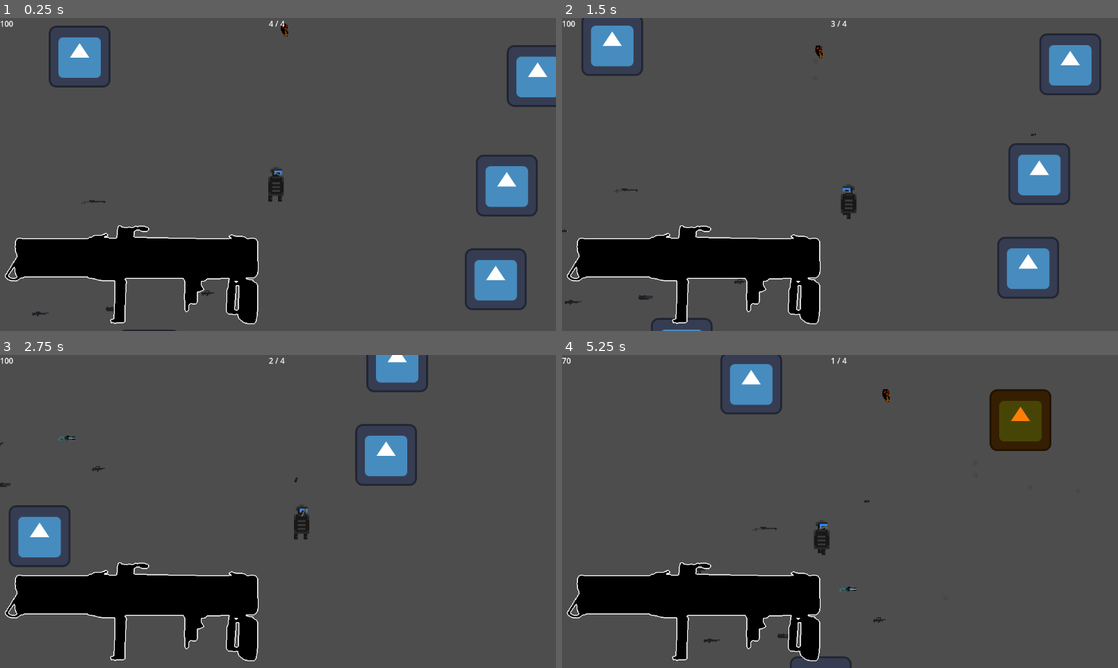
Above: before the commit, frames 1-4 (two rows, left to right).
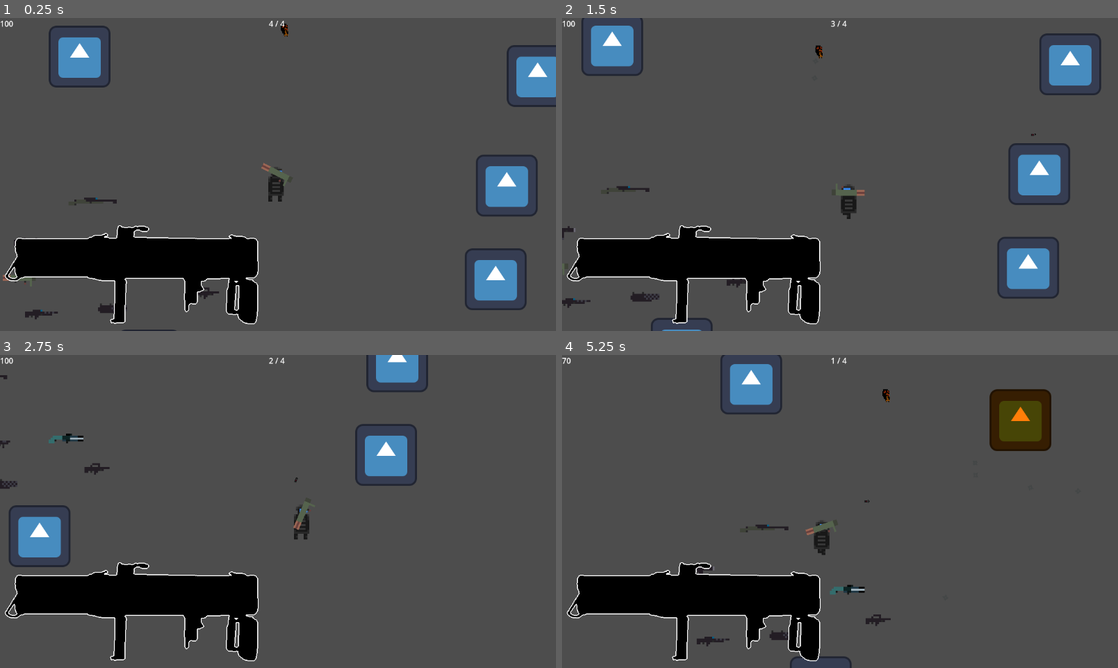
Above: after the commit, the same moments.

Repository: pingwin01games/BialJam2024
Game: Godot game, scene res://scene/world.tscn
The game is run twice, just before and just after one commit, with the same random seed, the same clock (stepped at 60 frames per second) and the same inputs. The engine's default icon, where the game draws it, is replaced by a stand-in: a white triangle on a blue panel in a dark square.
Inputs (mouse positions are in pixels of both pictures, inside the frame that each line leads up to):
- Up to frame 1 (0.25 s): no input
- Up to frame 2 (1.5 s): tap Enter (ui_accept) at 0.5, 0.77 s; move the mouse to (962, 158) at 0.52 s; press the mouse at (962, 158) at 0.53 s; hold Right (ui_right) 0.53-1.28 s; move the mouse to (728, 190) at 1.27 s; release the mouse at (728, 190) at 1.28 s; hold Down (ui_down) from 1.28 s (still down); tap E (switch) at 1.35 s
- Up to frame 3 (2.75 s): tap Enter (ui_accept) at 1.52 s; move the mouse to (333, 442) at 2.02 s; release Down (ui_down) at 2.03 s; press the mouse at (333, 442) at 2.03 s; hold Right (ui_right) from 2.03 s (still down)
- Up to frame 4 (5.25 s): move the mouse to (812, 574) at 2.77 s; release Right (ui_right) at 2.78 s; release the mouse at (812, 574) at 2.78 s; hold Up (ui_up) 2.78-3.53 s; tap E (switch) at 2.85, 4.35 s; tap Enter (ui_accept) at 3.02, 3.77, 4.52 s; move the mouse to (1006, 558) at 3.52 s; press the mouse at (1006, 558) at 3.53 s; hold Left (ui_left) 3.53-5.03 s; move the mouse to (673, 464) at 4.27 s; release the mouse at (673, 464) at 4.28 s; move the mouse to (867, 511) at 5.02 s; press the mouse at (867, 511) at 5.03 s; hold Down (ui_down) from 5.03 s (still down)

The runs differ from the first frame. In frame 1, 0.3% of the frame differs, in the area x 0-52%, y 46-97%; in frame 2, 0.3%; in frame 3, 0.3%; in frame 4, 0.4%, in the area x 24-60%, y 53-94%.

Commit message:
zwiekszono sprity broni

Diff:
--- a/scene/Guns/410rifle.tscn
+++ b/scene/Guns/410rifle.tscn
@@ -5,6 +5,7 @@
 [ext_resource type="Texture2D" uid="uid://b5sya5dhop1u7" path="res://Sprites/Guns/410rifle.png" id="3_afr62"]
 
 [node name="Gun_Template" instance=ExtResource("1_woyli")]
+scale = Vector2(2, 2)
 script = ExtResource("2_ipib5")
 
 [node name="Gun_Sprite" parent="." index="0"]
--- a/scene/Guns/959jdj.tscn
+++ b/scene/Guns/959jdj.tscn
@@ -2,9 +2,10 @@
 
 [ext_resource type="PackedScene" uid="uid://dbrsi3jtottgr" path="res://scene/Guns/gun_template.tscn" id="1_mvkni"]
 [ext_resource type="Script" path="res://scene/Guns/959jdj_logic.gd" id="2_m8fok"]
-[ext_resource type="Texture2D" uid="uid://cmdg20d4wy5vs" path="res://Sprites/Guns/959jdj.png" id="2_qp5dj"]
+[ext_resource type="Texture2D" uid="uid://cnh6feqkopdix" path="res://Sprites/Guns/959jdj.png" id="2_qp5dj"]
 
 [node name="Gun_Template" instance=ExtResource("1_mvkni")]
+scale = Vector2(2, 2)
 script = ExtResource("2_m8fok")
 
 [node name="Gun_Sprite" parent="." index="0"]
--- a/scene/Guns/aa12.tscn
+++ b/scene/Guns/aa12.tscn
@@ -5,6 +5,7 @@
 [ext_resource type="Script" path="res://scene/Guns/aa12_logic.gd" id="2_wk1kb"]
 
 [node name="Gun_Template" instance=ExtResource("1_enpfu")]
+scale = Vector2(2, 2)
 script = ExtResource("2_wk1kb")
 
 [node name="Gun_Sprite" parent="." index="0"]
--- a/scene/Guns/dmr.tscn
+++ b/scene/Guns/dmr.tscn
@@ -5,6 +5,7 @@
 [ext_resource type="Texture2D" uid="uid://cesr4e68b0m10" path="res://Sprites/Guns/dmr.png" id="2_nr54g"]
 
 [node name="Gun_Template" instance=ExtResource("1_qdp5c")]
+scale = Vector2(2, 2)
 script = ExtResource("2_cxwj4")
 
 [node name="Gun_Sprite" parent="." index="0"]
--- a/scene/Guns/minigun.tscn
+++ b/scene/Guns/minigun.tscn
@@ -5,6 +5,7 @@
 [ext_resource type="Script" path="res://scene/Guns/minigun_logic.gd" id="2_teqdf"]
 
 [node name="Gun_Template" instance=ExtResource("1_4yahe")]
+scale = Vector2(2, 2)
 script = ExtResource("2_teqdf")
 
 [node name="Gun_Sprite" parent="." index="0"]
--- a/scene/Guns/rocket_launcher.tscn
+++ b/scene/Guns/rocket_launcher.tscn
@@ -2,13 +2,14 @@
 
 [ext_resource type="PackedScene" uid="uid://dbrsi3jtottgr" path="res://scene/Guns/gun_template.tscn" id="1_nc3pn"]
 [ext_resource type="Script" path="res://scene/Guns/rocket_launcher.gd" id="2_0wosh"]
-[ext_resource type="Texture2D" uid="uid://dko6mq8rddper" path="res://Sprites/Guns/rckt202.png" id="3_3cg4c"]
+[ext_resource type="Texture2D" uid="uid://cg4mrfttsimxu" path="res://Sprites/Guns/rckt202.png" id="3_3cg4c"]
 
 [node name="Rocket_Launcher" instance=ExtResource("1_nc3pn")]
+scale = Vector2(2, 2)
 script = ExtResource("2_0wosh")
 
 [node name="Gun_Sprite" parent="." index="0"]
-scale = Vector2(1, 1)
+scale = Vector2(2, 2)
 texture = ExtResource("3_3cg4c")
 
 [node name="ROF" parent="." index="2"]
--- a/scene/Guns/shootgun.tscn
+++ b/scene/Guns/shootgun.tscn
@@ -5,6 +5,7 @@
 [ext_resource type="Texture2D" uid="uid://dph7x8hdgu6ie" path="res://Sprites/Guns/Shotung.png" id="2_kc1fl"]
 
 [node name="Gun_Template" instance=ExtResource("1_bv02b")]
+scale = Vector2(2, 2)
 script = ExtResource("2_7njxc")
 
 [node name="Gun_Sprite" parent="." index="0"]
--- a/scene/Guns/uzi_akimbo.tscn
+++ b/scene/Guns/uzi_akimbo.tscn
@@ -5,6 +5,7 @@
 [ext_resource type="Script" path="res://scene/Guns/uzi_akimbo_logic.gd" id="2_0456q"]
 
 [node name="Gun_Template" instance=ExtResource("1_ikl3a")]
+scale = Vector2(2, 2)
 script = ExtResource("2_0456q")
 
 [node name="Gun_Sprite" parent="." index="0"]
